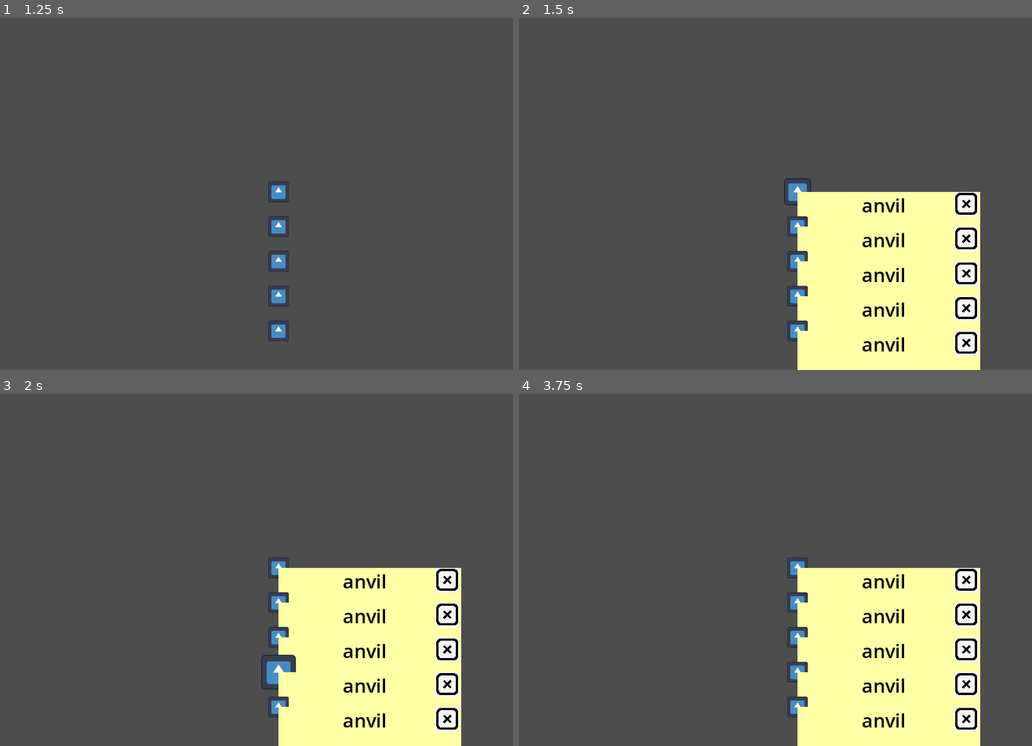
Above: before the commit, frames 1-4 (two rows, left to right).
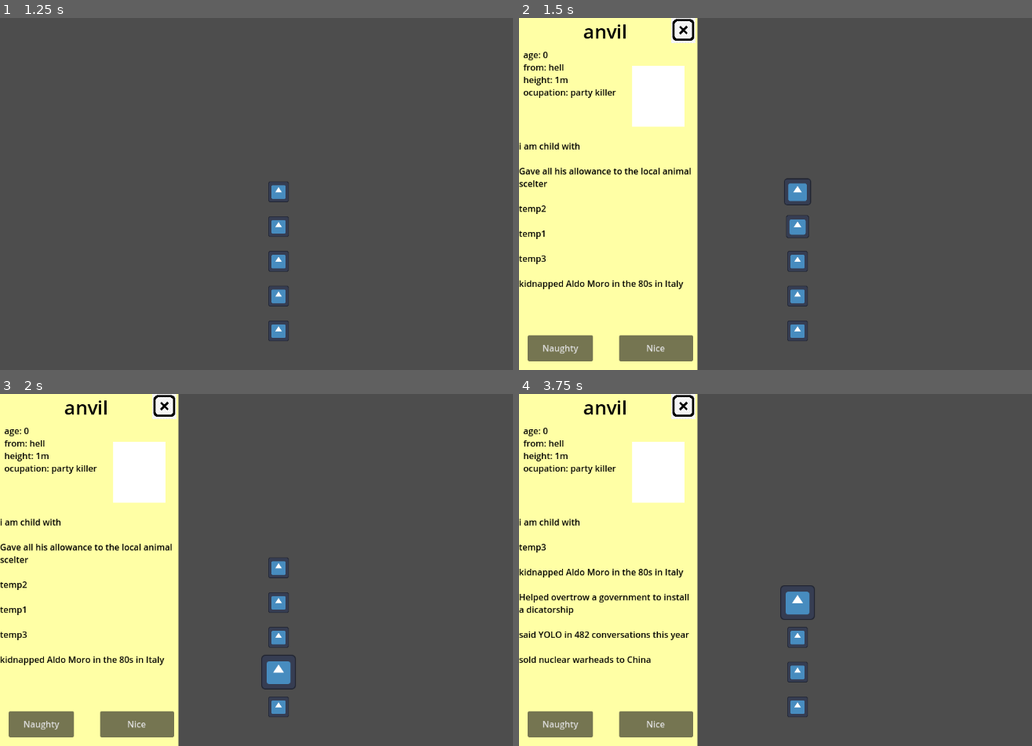
Above: after the commit, the same moments.

Repository: Zapzoop/chritmasgamejam
Game: Godot game, scene res://main_menu/mainmenu.tscn
Same seed, same stepped clock (60 frames per second), same inputs: the game is played once before the commit and once after it. The engine's default icon, where the game draws it, is replaced by a stand-in: a white triangle on a blue panel in a dark square.
Inputs (mouse positions are in pixels of both pictures, inside the frame that each line leads up to):
- Up to frame 1 (1.25 s): click "Start" at 0.5 s
- Up to frame 2 (1.5 s): tap Enter at 1.25 s; drag from (796, 190) to (796, 296) at 1.27 s
- Up to frame 3 (2 s): no input
- Up to frame 4 (3.75 s): click (560, 724) at 2 s, where only the run after the commit has a clickable "Naughty"; tap Space at 2.75 s; drag from (796, 566) to (796, 672) at 2.77 s; move the mouse to (796, 601) at 3.52 s; press the mouse at (796, 601) at 3.53 s

Frame 1 is identical in both runs. In frame 2, 53% of the frame differs, in the area x 0-90%, y 0-100%; in frame 3, 52%; in frame 4, 53%.

Commit message:
compledted report card showing and instancing child but broken drag and drop

Diff:
--- a/assets/scenes&scripts/child_file.tscn
+++ b/assets/scenes&scripts/child_file.tscn
@@ -3,77 +3,109 @@
 [ext_resource type="Script" path="res://generator/generator.gd" id="1_tt4ca"]
 [ext_resource type="Texture2D" uid="uid://cbkldmjmlvhyw" path="res://assets/icons/close.jpg" id="2_fnb60"]
 
-[node name="paper" type="Sprite2D"]
+[node name="Control" type="Control"]
+layout_mode = 3
+anchor_right = 0.291667
+anchor_bottom = 1.0
+grow_vertical = 2
 script = ExtResource("1_tt4ca")
+metadata/_edit_use_anchors_ = true
 
-[node name="just untile we get the texture" type="ColorRect" parent="."]
-offset_right = 336.0
-offset_bottom = 632.0
+[node name="paper" type="Sprite2D" parent="."]
+
+[node name="just untile we get the texture" type="ColorRect" parent="paper"]
+anchors_preset = -1
+anchor_right = 328.0
+anchor_bottom = 648.0
+grow_vertical = 2
+size_flags_vertical = 3
 color = Color(1, 1, 0.647059, 1)
+metadata/_edit_use_anchors_ = true
 
-[node name="Sprite2D" type="Sprite2D" parent="."]
+[node name="Control" type="Control" parent="paper/just untile we get the texture"]
+layout_mode = 1
+anchor_right = 1.0
+anchor_bottom = 1.0
+grow_vertical = 2
+metadata/_edit_use_anchors_ = true
 
-[node name="temporary" type="ColorRect" parent="Sprite2D"]
-offset_left = 208.0
-offset_top = 88.0
-offset_right = 304.0
-offset_bottom = 200.0
-
-[node name="name" type="RichTextLabel" parent="."]
-offset_right = 336.0
-offset_bottom = 72.0
+[node name="name" type="RichTextLabel" parent="paper/just untile we get the texture/Control"]
+layout_mode = 1
+anchors_preset = -1
+anchor_right = 1.0
+anchor_bottom = 0.0864198
 theme_override_colors/default_color = Color(0, 0, 0, 1)
 theme_override_font_sizes/normal_font_size = 35
 text = "             anvil"
+scroll_active = false
+metadata/_edit_use_anchors_ = true
 
-[node name="data" type="RichTextLabel" parent="."]
-offset_left = 32.0
-offset_top = 88.0
-offset_right = 192.0
-offset_bottom = 216.0
+[node name="data" type="RichTextLabel" parent="paper/just untile we get the texture/Control"]
+layout_mode = 1
+anchors_preset = -1
+anchor_left = 0.0243902
+anchor_top = 0.0864198
+anchor_right = 1.0
+anchor_bottom = 1.0
 theme_override_colors/default_color = Color(0, 0, 0, 1)
 text = "age: 0
 from: hell
 height: 1m
 ocupation: party killer
 "
+metadata/_edit_use_anchors_ = true
 
-[node name="story" type="RichTextLabel" parent="."]
-offset_left = 8.0
-offset_top = 232.0
-offset_right = 328.0
-offset_bottom = 616.0
+[node name="story" type="RichTextLabel" parent="paper/just untile we get the texture/Control"]
+layout_mode = 1
+anchors_preset = -1
+anchor_top = 0.345679
+anchor_right = 1.0
+anchor_bottom = 0.888889
 theme_override_colors/default_color = Color(0, 0, 0, 1)
+metadata/_edit_use_anchors_ = true
 
-[node name="Naughty" type="Button" parent="."]
+[node name="Naughty" type="Button" parent="paper/just untile we get the texture/Control"]
+layout_mode = 1
 anchors_preset = -1
-anchor_left = 40.0
-anchor_top = 552.0
-anchor_right = 128.0
-anchor_bottom = 584.0
+anchor_left = 0.0487805
+anchor_top = 0.901235
+anchor_right = 0.414634
+anchor_bottom = 0.975309
 text = "Naughty"
 metadata/_edit_use_anchors_ = true
 
-[node name="Nice" type="Button" parent="."]
+[node name="Nice" type="Button" parent="paper/just untile we get the texture/Control"]
+layout_mode = 1
 anchors_preset = -1
-anchor_left = 208.0
-anchor_top = 552.0
-anchor_right = 288.0
-anchor_bottom = 584.0
+anchor_left = 0.560976
+anchor_top = 0.901235
+anchor_right = 0.97561
+anchor_bottom = 0.975309
 text = "Nice"
 metadata/_edit_use_anchors_ = true
 
-[node name="Close" type="Button" parent="."]
+[node name="Close" type="Button" parent="paper/just untile we get the texture/Control"]
+layout_mode = 1
 anchors_preset = -1
-anchor_left = 288.0
-anchor_right = 332.4
-anchor_bottom = 46.4
-offset_right = 843.6
+anchor_left = 0.853659
+anchor_right = 0.989021
+anchor_bottom = 0.071605
+offset_right = 843.601
 offset_bottom = 881.6
 scale = Vector2(0.05, 0.05)
 icon = ExtResource("2_fnb60")
 metadata/_edit_use_anchors_ = true
 
-[connection signal="pressed" from="Naughty" to="." method="_on_naughty_pressed"]
-[connection signal="pressed" from="Nice" to="." method="_on_nice_pressed"]
-[connection signal="pressed" from="Close" to="." method="_on_close_pressed"]
+[node name="Sprite2D" type="Sprite2D" parent="paper"]
+
+[node name="temporary" type="ColorRect" parent="paper/Sprite2D"]
+anchors_preset = -1
+anchor_left = 208.0
+anchor_top = 88.0
+anchor_right = 304.0
+anchor_bottom = 200.0
+metadata/_edit_use_anchors_ = true
+
+[connection signal="pressed" from="paper/just untile we get the texture/Control/Naughty" to="." method="_on_naughty_pressed"]
+[connection signal="pressed" from="paper/just untile we get the texture/Control/Nice" to="." method="_on_nice_pressed"]
+[connection signal="pressed" from="paper/just untile we get the texture/Control/Close" to="." method="_on_close_pressed"]
--- a/child/child.gd
+++ b/child/child.gd
@@ -1,20 +1,25 @@
 extends CharacterBody2D
+
+var ID
 
 var draggable = false
 var can_drag = false
+var can_show = false
 
 var verdictdone = false
 
 var offset
 
-@onready var report  = $paper
+@onready var report = $paper
+
 func _ready():
 	report.parent = self
 
 
 func _process(delta):
-	if Input.is_action_just_pressed("click") and !verdictdone:
+	if Input.is_action_just_pressed("click") and !verdictdone and can_show:
 		report.visible = true
+		report.makerestinvisible()
 	if can_drag:
 		if draggable:
 			if Input.is_action_just_pressed("click"):
@@ -27,7 +32,6 @@
 				Global.is_dragging = false
 				var tween = get_tree().create_tween()
 				tween.tween_property(self,"position",final_location,0.2).set_ease(Tween.EASE_OUT)
-
 
 
 func _on_mouse_entered():
@@ -49,6 +53,7 @@
 
 
 func _on_area_2d_mouse_entered():
+	can_show = true
 	if not Global.is_dragging:
 		draggable = true
 		var tween = get_tree().create_tween()
@@ -56,7 +61,12 @@
 
 
 func _on_area_2d_mouse_exited():
+	can_show = false
 	if not Global.is_dragging:
 		draggable = false
 		var tween = get_tree().create_tween()
 		tween.tween_property($Sprite2D,"scale",Vector2(0.3,0.3),0.2).set_ease(Tween.EASE_OUT)
+
+
+func _on_input_event(viewport, event, shape_idx):
+	pass
--- a/child/child.tscn
+++ b/child/child.tscn
@@ -9,6 +9,140 @@
 
 [sub_resource type="CircleShape2D" id="CircleShape2D_rbf47"]
 radius = 16.0
+
+[sub_resource type="GDScript" id="GDScript_10ky7"]
+resource_local_to_scene = true
+script/source = "extends Node
+#TO RUN THE SCRIPT ADD IT TO ANY NODE AND THEN INSTANCE THAT SCENE
+
+var parent
+var id
+
+#Store as sentence:value
+var bad_habits = {
+	\"robbed a bank with a water gun\":-30,
+	\"kidnapped Aldo Moro in the 80s in Italy\":-70,
+	\"Helped overtrow a government to install a dicatorship\":-10,
+	\"said YOLO in 482 conversations this year\":-40,
+	\"Invests in Lockheed martin when word tension goes up\":-20,
+	\"Told other kids Santa isn't real\":-100,
+	\"accused of arson on Nikki's tree house\":-30,
+	\"hit n run on neighbor with your three wheeler\":-90,
+	\"sold nuclear warheads to China\":-2,
+	\"gave Mrs Huffman's cat to the animal shelter, saying it was a stray\":-70,
+	\"impersonated neighbor to file for divorce with his wife\":-50,
+	\"reported Mr Grouche to the police as a Nazi\":-20,
+	\"Crooked meth with his chemistry teacher!\":-30,
+	\"dealt drugs to the Mexican cartel\":-55
+}
+var good_habits = {
+	\"Gave all his allowance to the local animal scelter\":55,
+	\"He opened a charity found for kids with cancer\" :5,
+	\"temp1\":8,
+	\"temp2\":90,
+	\"temp3\":99
+}
+var selected_good_habits = {} #All selected good_habits
+var selected_bad_habits = {} #All selected bad_habits
+# Called when the node enters the scene tree for the first time.
+func _ready():
+	print(\"child 1\")
+	create_child()
+
+
+# Called every frame. 'delta' is the elapsed time since the previous frame.
+func _process(delta):
+	print(parent)
+	pass
+
+func mergedic(dic1,dic2): #Merging two dictionaries Adding dic2 to dic1
+	var key_list = dic2.keys()
+	for i in range(len(dic2)):
+		var key = key_list[i]
+		dic1[key] = dic2[key]
+
+
+func create_child():
+	const EVENT_COUNT = 5 # Number of events linked to child
+	var decider = [\"good\",\"bad\"] # for each event thier is a 50% chance
+	for i in range(0,EVENT_COUNT):
+		var random = randi_range(0,1)
+		var final_decider = decider[random]
+		match final_decider:
+			\"good\":
+				mergedic(selected_good_habits,good_habit_selector()) # adding good and bad event one by one
+			\"bad\":
+				mergedic(selected_bad_habits,bad_habit_selector())
+
+	child()
+
+func good_habit_selector():
+	var random = randi_range(0,len(good_habits)-1)
+	var keylist = good_habits.keys()
+	var key = keylist[random]
+	while selected_good_habits.has(key): # will loop if the said event is already thier
+		random = randi_range(0,len(good_habits)-1)
+		keylist = good_habits.keys()
+		key = keylist[random]
+	var dic = {key:good_habits[key]}
+	return dic
+
+func bad_habit_selector():
+	var random = randi_range(0,len(bad_habits)-1)
+	var keylist = bad_habits.keys()
+	var key = keylist[random]
+	while selected_bad_habits.has(key):
+		random = randi_range(0,len(bad_habits)-1)
+		keylist = bad_habits.keys()
+		key = keylist[random]
+	var dic = {key:bad_habits[key]}
+	return dic
+
+ #To be added in child script
+
+func report_card():
+	var positive_score = 0
+	var negative_score = 0
+	var keylist_good = selected_good_habits.keys()
+	var keylist_bad = selected_bad_habits.keys()
+
+	for i in range(len(selected_good_habits)): # Calculates the score
+		positive_score += selected_good_habits[keylist_good[i]]
+	for i in range(len(selected_bad_habits)):
+		negative_score += selected_bad_habits[keylist_bad[i]]
+
+	var total = positive_score + negative_score
+	print(\"My score = \" + str(total))
+
+	selected_bad_habits = {} #emptying occupied habits
+	selected_good_habits = {}
+
+func child():
+	$paper/story.text = \"i am child with \\n \\n\"
+	var rand = RandomNumberGenerator
+	var good = selected_good_habits.keys()
+	var bad = selected_bad_habits.keys()
+	for x in good:
+		$paper/story.text += x+ \"\\n \\n\"
+	for x in bad:
+		$paper/story.text += x + \"\\n \\n\"
+	report_card()
+
+func _on_naughty_pressed():
+	parent.verdictdone = true
+	self.visible = false
+	parent.can_drag = true
+
+
+func _on_nice_pressed():
+	parent.verdictdone = true
+	self.visible = false
+	parent.can_drag = true
+
+
+func _on_close_pressed():
+	self.visible = false
+"
 
 [node name="Child" type="CharacterBody2D"]
 input_pickable = true
@@ -29,7 +163,9 @@
 
 [node name="paper" parent="." instance=ExtResource("3_a0p52")]
 visible = false
+metadata/local = SubResource("GDScript_10ky7")
 
+[connection signal="input_event" from="." to="." method="_on_input_event"]
 [connection signal="mouse_entered" from="." to="." method="_on_mouse_entered"]
 [connection signal="mouse_exited" from="." to="." method="_on_mouse_exited"]
 [connection signal="mouse_entered" from="Area2D" to="." method="_on_area_2d_mouse_entered"]
--- a/generator/generator.gd
+++ b/generator/generator.gd
@@ -2,7 +2,8 @@
 #TO RUN THE SCRIPT ADD IT TO ANY NODE AND THEN INSTANCE THAT SCENE
 
 var parent
-
+var id
+var newparent
 #Store as sentence:value
 var bad_habits = {
 	"robbed a bank with a water gun":-30,
@@ -102,19 +103,15 @@
 	selected_good_habits = {}
 
 func child():
-	$story.text = "i am child with \n \n"
+	$"paper/just untile we get the texture/Control/story".text = "i am child with \n \n"
 	var rand = RandomNumberGenerator
 	var good = selected_good_habits.keys()
 	var bad = selected_bad_habits.keys()
 	for x in good:
-		$story.text += x+ "\n \n"
+		$"paper/just untile we get the texture/Control/story".text += x+ "\n \n"
 	for x in bad:
-		$story.text += x + "\n \n"
-
-
+		$"paper/just untile we get the texture/Control/story".text += x + "\n \n"
 	report_card()
-
-
 
 func _on_naughty_pressed():
 	parent.verdictdone = true
@@ -127,6 +124,11 @@
 	self.visible = false
 	parent.can_drag = true
 
-
 func _on_close_pressed():
 	self.visible = false
+
+func makerestinvisible():
+	for i in range(newparent.get_child_count()):
+		var child = newparent.get_child(i)
+		if self.visible == true and child != self:
+			child.visible = false
--- a/mainlevel/level.gd
+++ b/mainlevel/level.gd
@@ -11,10 +11,15 @@
 	fill_pos()
 
 func fill_pos():
-	for i in range(self.get_child_count()):
-		var pos = self.get_child(i)
+	for i in range(self.get_child_count()-1): #reducing number of childern
+		var pos = self.get_child(i+1) #adding appropiate index
 		var child_ins = child.instantiate()
 		pos.add_child(child_ins)
+		var child_ins_file = child_ins.report
+		child_ins_file.reparent($report,true)
+		child_ins_file.newparent = $report
+		child_ins_file.position = Vector2(0,0)
+
 
 # Called every frame. 'delta' is the elapsed time since the previous frame.
 func _process(delta):
--- a/mainlevel/level.tscn
+++ b/mainlevel/level.tscn
@@ -4,6 +4,8 @@
 
 [node name="Level" type="Node2D"]
 script = ExtResource("1_xguva")
+
+[node name="report" type="Node2D" parent="."]
 
 [node name="Pos1" type="Node2D" parent="."]
 position = Vector2(512, 320)
Not shown: 1 places in child/child.tscn that only renumber resources
